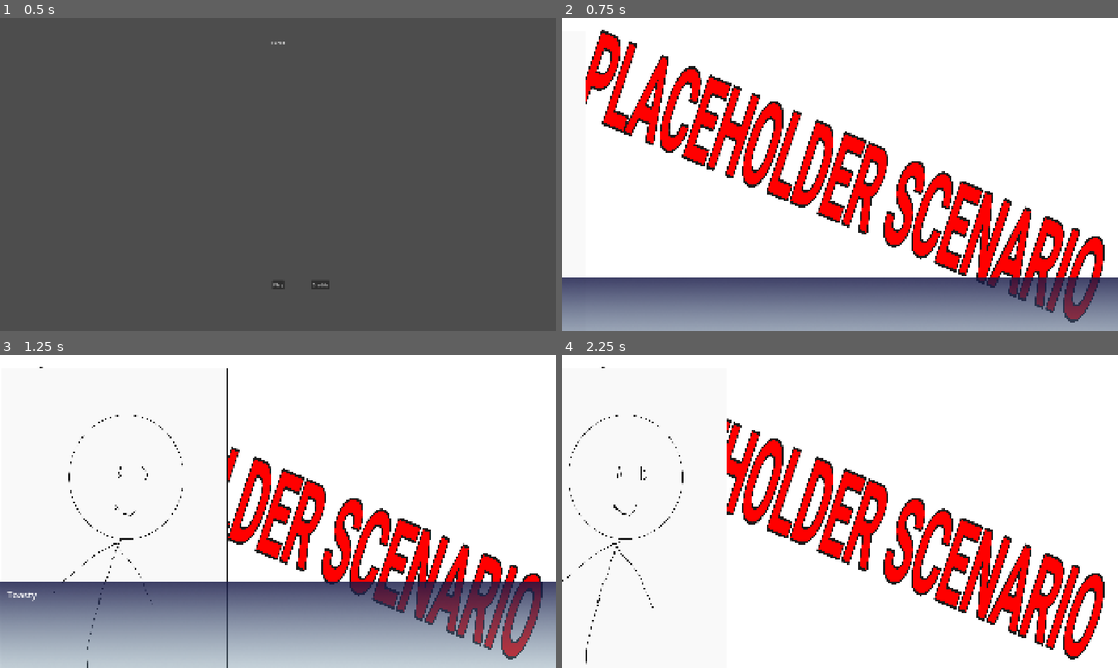
Above: before the commit, frames 1-4 (two rows, left to right).
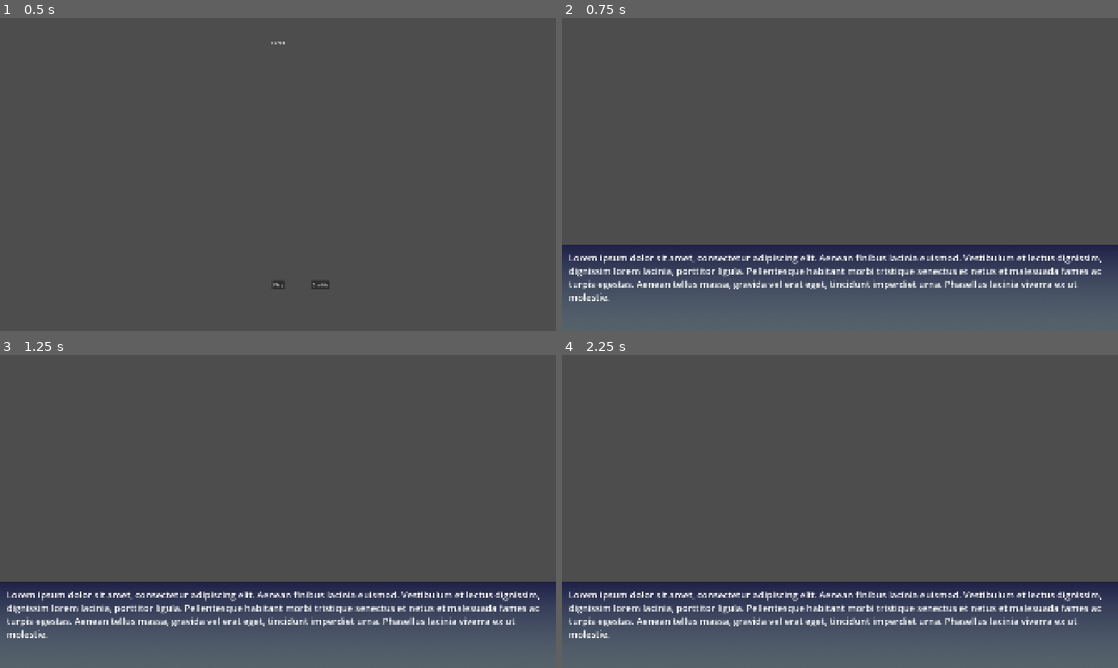
Above: after the commit, the same moments.

Repository: ricardobusta/globalgamejam2026
Game: Godot game, scene res://scenes/title.tscn
Same seed, same stepped clock (60 frames per second), same inputs: the game is played once before the commit and once after it.
Inputs (mouse positions are in pixels of both pictures, inside the frame that each line leads up to):
- Up to frame 1 (0.5 s): no input
- Up to frame 2 (0.75 s): click "Play" at 0.5 s
- Up to frame 3 (1.25 s): no input
- Up to frame 4 (2.25 s): move the mouse to (962, 495) at 1.27 s; click (962, 495) at 1.42 s; tap Enter at 2 s; move the mouse to (728, 527) at 2.02 s; click (728, 527) at 2.17 s

Frame 1 is identical in both runs. In frame 2, 97% of the frame differs, in the area x 0-100%, y 0-100%; in frame 3, 99%; in frame 4, 100%.
Error after the commit: Parse Error: Function "async_show_texts()" not found in base self. (res://code/vn/vn_controller.gd:59)

Commit message:
add options command and remove async from prefix

Diff:
--- a/furto/code/vn/gameplay_controller.gd
+++ b/furto/code/vn/gameplay_controller.gd
@@ -4,13 +4,16 @@
 @export var placeholder_location: String = "res://assets/locations/placeholder/placeholder_location.tscn"
 
 func _ready() -> void:
-	var fursuit_maker:= vn_controller.async_load_character("res://assets/characters/fursuit_maker/fursuit_maker.tscn")
-	var protagonist:= vn_controller.async_load_character("res://assets/characters/protagonist/protagonist.tscn")
+	var fursuit_maker:= vn_controller.load_character("res://assets/characters/fursuit_maker/fursuit_maker.tscn")
+	var protagonist:= vn_controller.load_character("res://assets/characters/protagonist/protagonist.tscn")
 
-	await vn_controller.async_set_location(placeholder_location, 0.0)
-	await vn_controller.async_show_texts(["Toasty","massa"], protagonist)
-	await vn_controller.async_show_text("Eae mano", fursuit_maker)
-	await vn_controller.async_show_text("E todos viveram felizes para sempre", null)
-	await vn_controller.async_set_location(placeholder_location, 1.0)
-	await vn_controller.async_show_text("a", null)
-	await vn_controller.async_show_text("b", null)
+	await vn_controller.set_location(placeholder_location, 0.0)
+	await vn_controller.show_texts(["Toasty","massa"], protagonist)
+	await vn_controller.show_text("Eae mano", fursuit_maker)
+	await vn_controller.show_text("E todos viveram felizes para sempre", null)
+	await vn_controller.set_location(placeholder_location, 1.0)
+	await vn_controller.show_text("a", null)
+	await vn_controller.show_text("b", null)
+
+	#var result = await vn_controller.show_options(["OptionA", "OptionB", "OptionC"])
+	#await vn_controller.show_text("Você escolheu {result}", null)
--- a/furto/code/vn/vn_controller.gd
+++ b/furto/code/vn/vn_controller.gd
@@ -19,7 +19,7 @@
 	vn_text_panel.visible = false
 	vn_fade_panel.visible = false
 
-func async_load_character(res: String) -> CharacterRoot:
+func load_character(res: String) -> CharacterRoot:
 	var packed_character := load(res)
 	var c: CharacterRoot = packed_character.instantiate()
 	c.name = c.char_name
@@ -32,7 +32,7 @@
 	for child in character_canvas.get_children():
 		child.queue_free()
 
-func async_set_location(res: String, fade_duration: float) -> void:
+func set_location(res: String, fade_duration: float) -> void:
 	if fade_duration > 0 and location_node:
 		vn_fade_panel.visible = true
 		vn_fade_panel.color.a = 0
@@ -55,10 +55,10 @@
 		await tween.finished
 		vn_fade_panel.visible = false
 
-func async_show_text(text: String, character: CharacterRoot) -> void:
+func show_text(text: String, character: CharacterRoot) -> void:
 	await async_show_texts([text], character)
 
-func async_show_texts(texts: Array[String], character: CharacterRoot) -> void:
+func show_texts(texts: Array[String], character: CharacterRoot) -> void:
 	vn_text_panel.visible = true
 	vn_text_panel.position = Vector2(0, vn_text_panel_off_y)
 	vn_text_label.visible_ratio = 0.0
@@ -98,7 +98,7 @@
 
 	vn_text_panel.visible = false
 
-func async_wait_for_click() -> void:
+func wait_for_click() -> void:
 	while true:
 		await get_tree().process_frame
 		if Input.is_mouse_button_pressed(MOUSE_BUTTON_LEFT):
